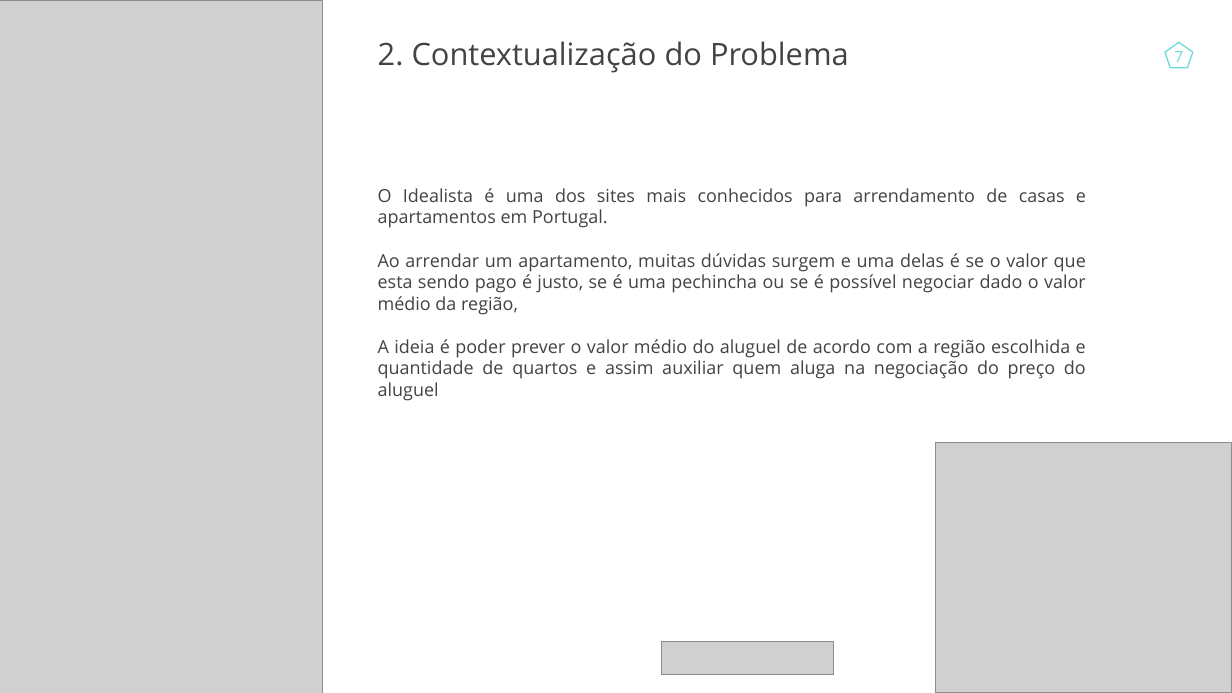
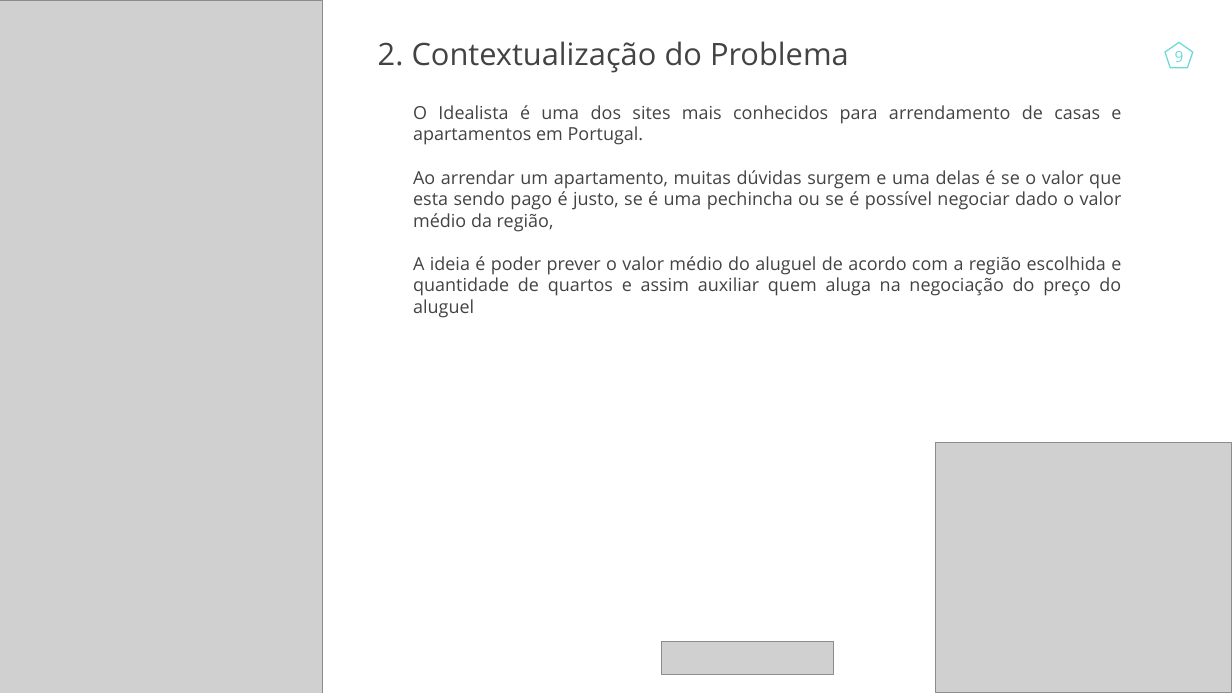
Before and after one commit to johnosd/MPAlugueisLisboa, a slide deck: slide 9 of Docs/TCC John Costa.pptx (slide 7 before the commit). Drawn at 1232x693 pixels with LibreOffice and Linux fonts; fonts in the diff are those of the drawing; grey boxes stand for pictures. Boxes give left, top, right and bottom in pixels: in the first picture for what was removed or moved away, otherwise in the second. Text is boxed around its words. In the diff, an @@ line names an element or a change of style, - is before the commit and + after.

```diff
--- a/Docs/TCC John Costa.pptx
+++ b/Docs/TCC John Costa.pptx
@@ page number at (x1=1175, y1=51, x2=1184, y2=62): text changed @@
-7
+9
@@ text "O Idealista é uma dos ..." moved from (x1=378, y1=188, x2=1086, y2=401) to (x1=413, y1=105, x2=1122, y2=318) @@
```
Also in this commit, not shown: 10 other slides changed, 2 slides added.
